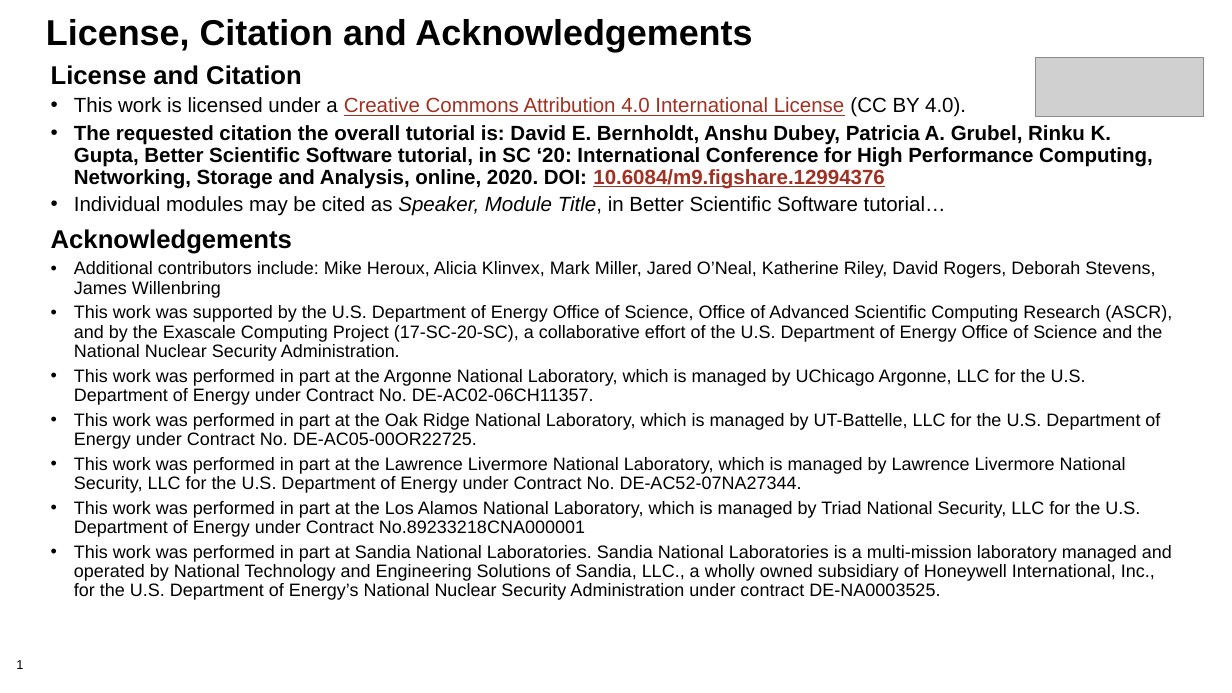
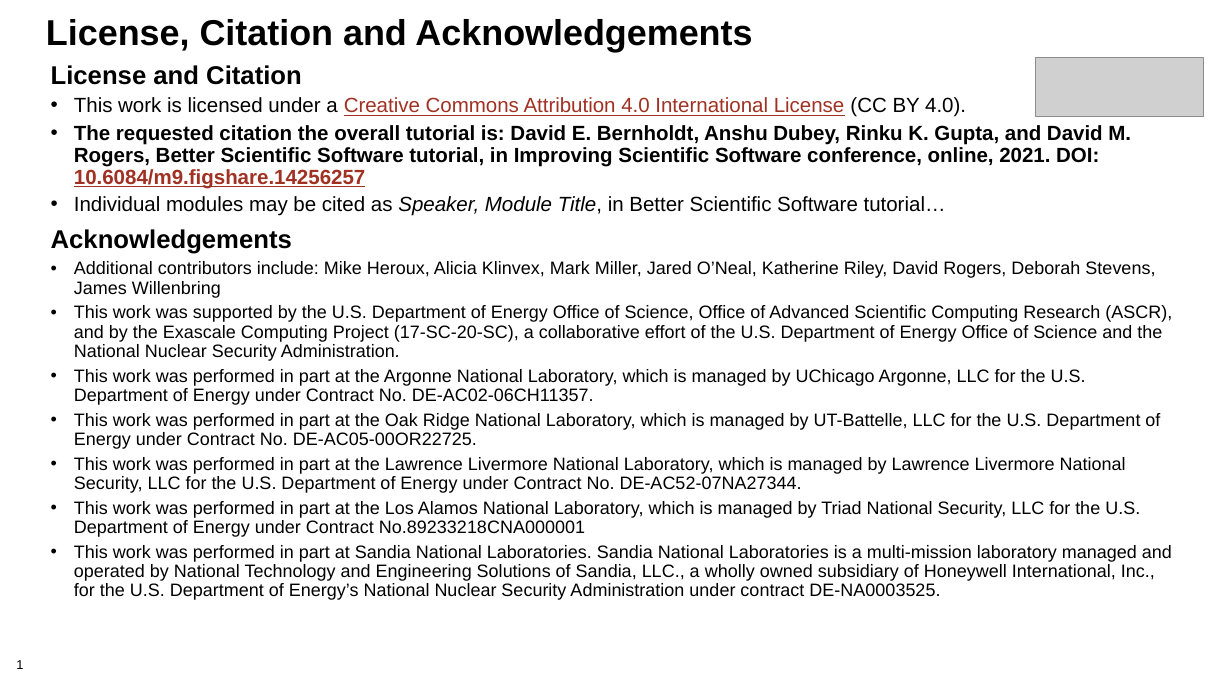
Before and after one commit to bssw-tutorial/presentations, a slide deck: slide 1 of license-master.pptx. Drawn at 1232x693 pixels with LibreOffice and Linux fonts; fonts in the diff are those of the drawing; grey boxes stand for pictures; background and template pictures are left out. Boxes give left, top, right and bottom in pixels: in the first picture for what was removed or moved away, otherwise in the second. Text is boxed around its words. In the diff, an @@ line names an element or a change of style, - is before the commit and + after.

Commit message:
Updated license and agenda files for 2021-03-25 tutorial at ISS

```diff
--- a/license-master.pptx
+++ b/license-master.pptx
@@ text at <box>74,125,1131,189</box>: text changed @@
-• The requested citation the overall tutorial is: David E. Bernholdt, Anshu Dubey, Patricia A. Grubel, Rinku K. Gupta, Better Scientific Software tutorial, in SC ‘20: International Conference for High Performance Computing, Networking, Storage and Analysis, online, 2020. DOI: 10.6084/m9.figshare.12994376
+• The requested citation the overall tutorial is: David E. Bernholdt, Anshu Dubey, Rinku K. Gupta, and David M. Rogers, Better Scientific Software tutorial, in Improving Scientific Software conference, online, 2021. DOI: 10.6084/m9.figshare.14256257
```
Also in this commit, not shown: 1 other file.
